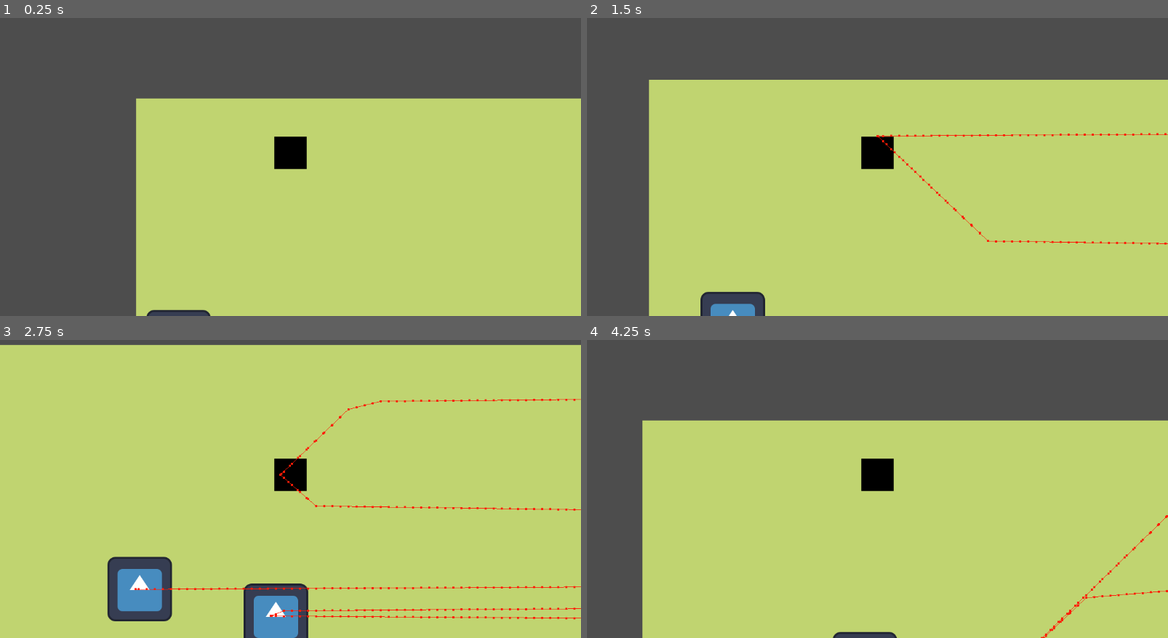
Above: before the commit, frames 1-4 (two rows, left to right).
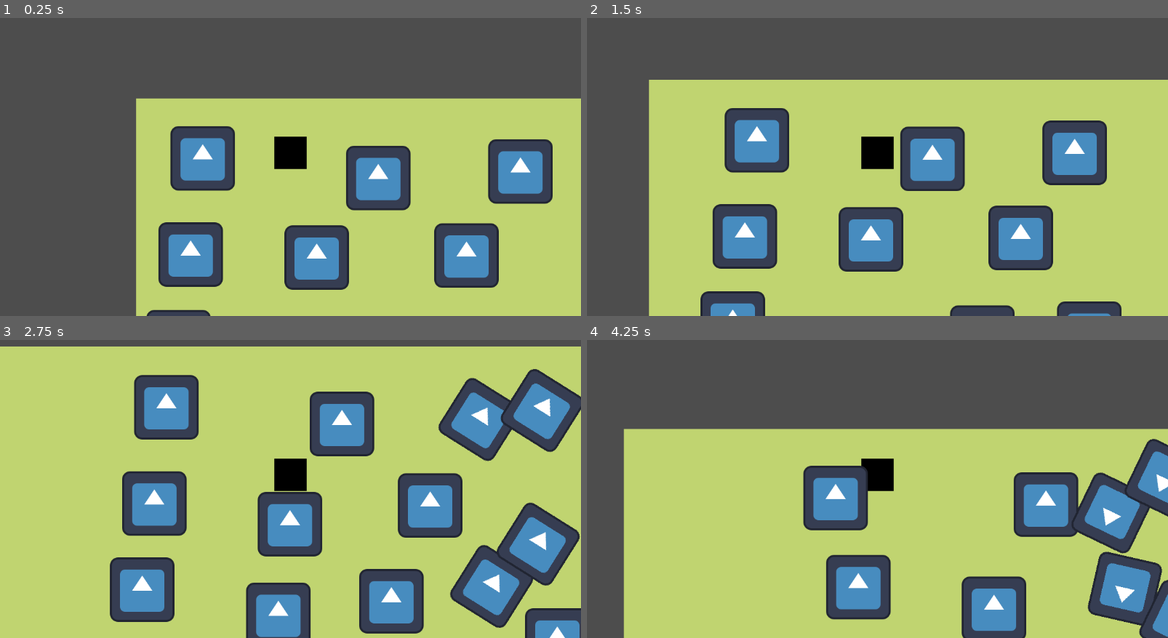
Above: after the commit, the same moments.

Repository: matulai/videojuego-rival-tactics
Game: Godot game, scene res://scenes/main.tscn
Same seed, same stepped clock (60 frames per second), same inputs: the game is played once before the commit and once after it. The engine's default icon, where the game draws it, is replaced by a stand-in: a white triangle on a blue panel in a dark square.
Inputs:
- Up to frame 1 (0.25 s): no input
- Up to frame 2 (1.5 s): tap Enter at 0.5 s; hold Right (ui_right) 0.53-1.28 s; tap X (Attack) at 0.6, 1.35 s; hold Down (ui_down) from 1.28 s (still down)
- Up to frame 3 (2.75 s): release Down (ui_down) at 2.03 s; hold Right (ui_right) from 2.03 s (still down); tap X (Attack) at 2.1 s
- Up to frame 4 (4.25 s): release Right (ui_right) at 2.78 s; hold Up (ui_up) 2.78-3.53 s; tap X (Attack) at 2.85, 3.6 s; hold Left (ui_left) from 3.53 s (still down)

The runs differ from the first frame. In frame 1, 14% of the frame differs, in the area x 27-96%, y 36-92%; in frame 2, 16%; in frame 3, 27%, in the area x 0-100%, y 1-100%; in frame 4, 21%.

Commit message:
se agregan mas enemigos para test

Diff:
--- a/boss_rival_tactics/characters/TroopUnit.tscn
+++ b/boss_rival_tactics/characters/TroopUnit.tscn
@@ -10,8 +10,6 @@
 knockback_direction = Vector2(0, 0)
 
 [node name="NavigationAgent2D" type="NavigationAgent2D" parent="." index="3"]
-debug_enabled = true
-debug_use_custom = true
 debug_path_custom_color = Color(1, 0.109804, 0.027451, 1)
 
 [node name="PathTimer" type="Timer" parent="." index="4"]
--- a/boss_rival_tactics/scenes/main.tscn
+++ b/boss_rival_tactics/scenes/main.tscn
@@ -181,7 +181,7 @@
 isTeamOne = true
 
 [node name="Soldier3" parent="PlayerOneArmyNode" instance=ExtResource("3_btwvw")]
-position = Vector2(358, 810)
+position = Vector2(366, 748)
 isTeamOne = true
 
 [node name="Soldier4" parent="PlayerOneArmyNode" instance=ExtResource("3_btwvw")]
@@ -196,6 +196,62 @@
 position = Vector2(114, 750)
 isTeamOne = true
 
+[node name="Soldier7" parent="PlayerOneArmyNode" instance=ExtResource("3_btwvw")]
+position = Vector2(82, 934)
+isTeamOne = true
+
+[node name="Soldier8" parent="PlayerOneArmyNode" instance=ExtResource("3_btwvw")]
+position = Vector2(631, 1089)
+isTeamOne = true
+
+[node name="Soldier9" parent="PlayerOneArmyNode" instance=ExtResource("3_btwvw")]
+position = Vector2(622, 696)
+isTeamOne = true
+
+[node name="Soldier10" parent="PlayerOneArmyNode" instance=ExtResource("3_btwvw")]
+position = Vector2(257, 928)
+isTeamOne = true
+
+[node name="Soldier11" parent="PlayerOneArmyNode" instance=ExtResource("3_btwvw")]
+position = Vector2(92, 310)
+isTeamOne = true
+
+[node name="Soldier12" parent="PlayerOneArmyNode" instance=ExtResource("3_btwvw")]
+position = Vector2(342, 316)
+isTeamOne = true
+
+[node name="Soldier13" parent="PlayerOneArmyNode" instance=ExtResource("3_btwvw")]
+position = Vector2(464, 158)
+isTeamOne = true
+
+[node name="Soldier14" parent="PlayerOneArmyNode" instance=ExtResource("3_btwvw")]
+position = Vector2(746, 145)
+isTeamOne = true
+
+[node name="Soldier15" parent="PlayerOneArmyNode" instance=ExtResource("3_btwvw")]
+position = Vector2(775, 507)
+isTeamOne = true
+
+[node name="Soldier16" parent="PlayerOneArmyNode" instance=ExtResource("3_btwvw")]
+position = Vector2(645, 880)
+isTeamOne = true
+
+[node name="Soldier17" parent="PlayerOneArmyNode" instance=ExtResource("3_btwvw")]
+position = Vector2(563, 513)
+isTeamOne = true
+
+[node name="Soldier18" parent="PlayerOneArmyNode" instance=ExtResource("3_btwvw")]
+position = Vector2(639, 312)
+isTeamOne = true
+
+[node name="Soldier19" parent="PlayerOneArmyNode" instance=ExtResource("3_btwvw")]
+position = Vector2(444, 928)
+isTeamOne = true
+
+[node name="Soldier20" parent="PlayerOneArmyNode" instance=ExtResource("3_btwvw")]
+position = Vector2(116, 119)
+isTeamOne = true
+
 [node name="PlayerTwoArmyNode" type="Node" parent="."]
 
 [node name="Soldier" parent="PlayerTwoArmyNode" instance=ExtResource("3_btwvw")]
@@ -215,3 +271,45 @@
 
 [node name="Soldier6" parent="PlayerTwoArmyNode" instance=ExtResource("3_btwvw")]
 position = Vector2(1752, 334)
+
+[node name="Soldier7" parent="PlayerTwoArmyNode" instance=ExtResource("3_btwvw")]
+position = Vector2(1889, 294)
+
+[node name="Soldier8" parent="PlayerTwoArmyNode" instance=ExtResource("3_btwvw")]
+position = Vector2(1224, 863)
+
+[node name="Soldier9" parent="PlayerTwoArmyNode" instance=ExtResource("3_btwvw")]
+position = Vector2(1303, 597)
+
+[node name="Soldier10" parent="PlayerTwoArmyNode" instance=ExtResource("3_btwvw")]
+position = Vector2(1253, 362)
+
+[node name="Soldier11" parent="PlayerTwoArmyNode" instance=ExtResource("3_btwvw")]
+position = Vector2(1267, 127)
+
+[node name="Soldier12" parent="PlayerTwoArmyNode" instance=ExtResource("3_btwvw")]
+position = Vector2(1564, 727)
+
+[node name="Soldier13" parent="PlayerTwoArmyNode" instance=ExtResource("3_btwvw")]
+position = Vector2(1739, 914)
+
+[node name="Soldier14" parent="PlayerTwoArmyNode" instance=ExtResource("3_btwvw")]
+position = Vector2(1940, 1070)
+
+[node name="Soldier15" parent="PlayerTwoArmyNode" instance=ExtResource("3_btwvw")]
+position = Vector2(1956, 721)
+
+[node name="Soldier16" parent="PlayerTwoArmyNode" instance=ExtResource("3_btwvw")]
+position = Vector2(1504, 903)
+
+[node name="Soldier17" parent="PlayerTwoArmyNode" instance=ExtResource("3_btwvw")]
+position = Vector2(1508, 469)
+
+[node name="Soldier18" parent="PlayerTwoArmyNode" instance=ExtResource("3_btwvw")]
+position = Vector2(1694, 110)
+
+[node name="Soldier19" parent="PlayerTwoArmyNode" instance=ExtResource("3_btwvw")]
+position = Vector2(1493, 195)
+
+[node name="Soldier20" parent="PlayerTwoArmyNode" instance=ExtResource("3_btwvw")]
+position = Vector2(1784, 521)
